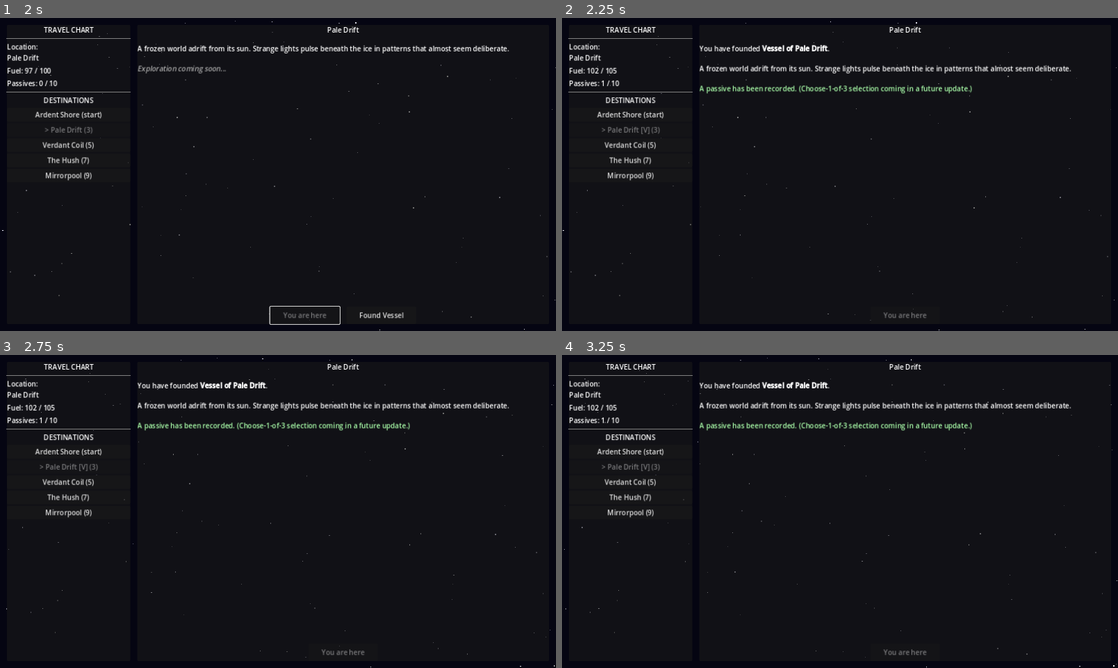
Above: before the commit, frames 1-4 (two rows, left to right).
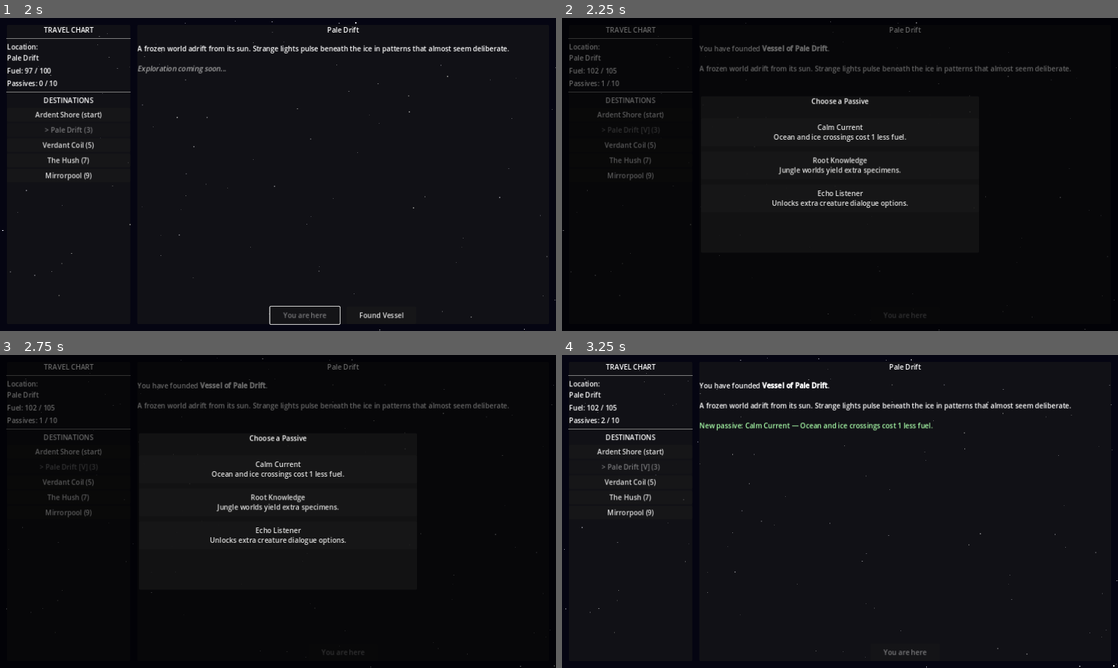
Above: after the commit, the same moments.

Repository: ColdTie/Metanoia-Vessel-2D
Game: Godot game, scene res://scenes/travel/travel_screen.tscn
Same seed, same stepped clock (60 frames per second), same inputs: the game is played once before the commit and once after it.
Inputs (mouse positions are in pixels of both pictures, inside the frame that each line leads up to):
- Up to frame 1 (2 s): click "Pale Drift (3)" at 0.5 s; click "Depart (3 fuel)" at 1.25 s
- Up to frame 2 (2.25 s): click "Found Vessel" at 2 s
- Up to frame 3 (2.75 s): no input
- Up to frame 4 (3.25 s): click (840, 470) at 2.75 s, where only the run after the commit has a clickable "Calm Current Ocean and ice cr…"

Frame 1 is identical in both runs. In frame 2, 4.5% of the frame differs, in the area x 0-100%, y 1-100%; in frame 3, 4.5%; in frame 4, 0.6%.

Commit message:
feat: choose-1-of-3 passive reward on settling
Founding Bonus now grants once (first settlement only); every settlement
then offers a choose-1-of-3 popup (scenes/ui/passive_select.tscn) drawn
from a new 9-passive GameState.PASSIVE_POOL, excluding already-owned
passives. Fills out the previously-planned 10-passive roster.

Co-Authored-By: Claude Sonnet 5 <noreply@anthropic.com>
Claude-Session: https://claude.ai/code/session_01KhnXV77AqweqnrQcM1Mx52

Diff:
--- /dev/null
+++ b/scenes/ui/passive_select.tscn
@@ -0,0 +1,6 @@
+[gd_scene load_steps=2 format=3 uid="uid://dpassiveselect1"]
+
+[ext_resource type="Script" path="res://scripts/ui/passive_select.gd" id="1_passive_select"]
+
+[node name="PassiveSelect" type="Control"]
+script = ExtResource("1_passive_select")
--- a/scripts/autoloads/game_state.gd
+++ b/scripts/autoloads/game_state.gd
@@ -111,6 +111,40 @@
 	return true
 
 
+# Pool drawn from for the choose-1-of-3 settlement reward (founding_bonus is
+# granted automatically on the player's first settlement and is not part of
+# this pool). Mechanical effects beyond founding_bonus are TODO — these are
+# recorded and displayed but not yet applied to gameplay.
+const PASSIVE_POOL: Array = [
+	{"id": "root_knowledge", "name": "Root Knowledge", "desc": "Jungle worlds yield extra specimens."},
+	{"id": "echo_listener", "name": "Echo Listener", "desc": "Unlocks extra creature dialogue options."},
+	{"id": "frost_hardened", "name": "Frost Hardened", "desc": "Ice-world travel costs 1 less fuel."},
+	{"id": "tide_reader", "name": "Tide Reader", "desc": "Ocean worlds reveal hidden specimens."},
+	{"id": "dust_walker", "name": "Dust Walker", "desc": "Desert worlds never trigger forced combat."},
+	{"id": "keel_reinforced", "name": "Keel Reinforced", "desc": "Vessel hull reinforced — +5 max fuel."},
+	{"id": "star_chart", "name": "Star Chart", "desc": "Old star charts shave 1 fuel off every journey."},
+	{"id": "calm_current", "name": "Calm Current", "desc": "Ocean and ice crossings cost 1 less fuel."},
+	{"id": "quiet_orbit", "name": "Quiet Orbit", "desc": "Combat is never forced, anywhere, for the rest of the voyage."},
+]
+
+
+func owned_passive_ids() -> Array:
+	var ids: Array = []
+	for p in passives:
+		ids.append(p.get("id", ""))
+	return ids
+
+
+func draw_passive_options(count: int = 3) -> Array:
+	var owned := owned_passive_ids()
+	var candidates: Array = []
+	for p in PASSIVE_POOL:
+		if not owned.has(p["id"]):
+			candidates.append(p)
+	candidates.shuffle()
+	return candidates.slice(0, min(count, candidates.size()))
+
+
 func add_passive(passive: Dictionary) -> void:
 	passives.append(passive)
 	passive_gained.emit(passive)
--- a/scripts/travel/travel_screen.gd
+++ b/scripts/travel/travel_screen.gd
@@ -20,6 +20,7 @@
 var _world_desc_label: RichTextLabel
 var _depart_button: Button
 var _settle_button: Button
+var _ui_root: Control
 
 var _selected_world_id: String = ""
 
@@ -96,6 +97,7 @@
 	root.name = "UIRoot"
 	root.set_anchors_and_offsets_preset(Control.PRESET_FULL_RECT)
 	canvas.add_child(root)
+	_ui_root = root
 
 	_build_left_panel(root)
 	_build_right_panel(root)
@@ -290,15 +292,19 @@
 	world["settled"] = true
 	world["vessel_name"] = "Vessel of " + world["name"]
 
-	# Grant the founding passive (choose-1-of-3 UI is TODO)
-	GameState.add_passive({
-		"id": "founding_bonus",
-		"name": "Founding Bonus",
-		"desc": "The act of founding grants clarity. +5 max fuel.",
-		"source": world["name"],
-	})
-	GameState.max_fuel += 5
-	GameState.refuel(5)
+	# Founding Bonus is a one-time reward for the player's very first
+	# settlement. Every settlement (including this one) also offers a
+	# choose-1-of-3 passive reward below.
+	var is_first_settlement: bool = GameState.passives.is_empty()
+	if is_first_settlement:
+		GameState.add_passive({
+			"id": "founding_bonus",
+			"name": "Founding Bonus",
+			"desc": "The act of founding grants clarity. +5 max fuel.",
+			"source": world["name"],
+		})
+		GameState.max_fuel += 5
+		GameState.refuel(5)
 
 	_settle_button.visible = false
 	_populate_destinations()
@@ -306,10 +312,30 @@
 
 	_world_desc_label.text = \
 		"You have founded [b]" + world["vessel_name"] + "[/b].\n\n" \
-		+ world.get("description", "") \
-		+ "\n\n[color=#aaffaa]A passive has been recorded. " \
-		+ "(Choose-1-of-3 selection coming in a future update.)[/color]"
-
+		+ world.get("description", "")
+
+	SaveLoad.save_game()
+	_offer_settlement_passive()
+
+
+func _offer_settlement_passive() -> void:
+	var options := GameState.draw_passive_options(3)
+	if options.is_empty():
+		return
+	var popup: Control = preload("res://scenes/ui/passive_select.tscn").instantiate()
+	_ui_root.add_child(popup)
+	popup.passive_chosen.connect(_on_passive_chosen)
+	popup.setup(options)
+
+
+func _on_passive_chosen(passive: Dictionary) -> void:
+	var granted: Dictionary = passive.duplicate()
+	granted["source"] = GameState.current_world
+	GameState.add_passive(granted)
+	_refresh_status()
+	_world_desc_label.text += "\n\n[color=#aaffaa]New passive: %s — %s[/color]" % [
+		passive.get("name", ""), passive.get("desc", "")
+	]
 	SaveLoad.save_game()
 
 
--- /dev/null
+++ b/scripts/ui/passive_select.gd
@@ -0,0 +1,57 @@
+extends Control
+
+# Choose-1-of-3 passive reward popup, shown after settling a world.
+# Built in code, same pattern as travel_screen.gd. Caller instantiates,
+# adds to the tree, then calls setup(options) with 1-3 passive dicts.
+
+signal passive_chosen(passive: Dictionary)
+
+var _options: Array = []
+
+
+func setup(options: Array) -> void:
+	_options = options
+	_build_ui()
+
+
+func _build_ui() -> void:
+	set_anchors_and_offsets_preset(Control.PRESET_FULL_RECT)
+	mouse_filter = Control.MOUSE_FILTER_STOP
+
+	var dim := ColorRect.new()
+	dim.set_anchors_and_offsets_preset(Control.PRESET_FULL_RECT)
+	dim.color = Color(0.0, 0.0, 0.0, 0.6)
+	add_child(dim)
+
+	var panel := PanelContainer.new()
+	panel.set_anchor(SIDE_LEFT, 0.5)
+	panel.set_anchor(SIDE_TOP, 0.5)
+	panel.set_anchor(SIDE_RIGHT, 0.5)
+	panel.set_anchor(SIDE_BOTTOM, 0.5)
+	panel.set_offset(SIDE_LEFT, -320.0)
+	panel.set_offset(SIDE_TOP, -180.0)
+	panel.set_offset(SIDE_RIGHT, 320.0)
+	panel.set_offset(SIDE_BOTTOM, 180.0)
+	add_child(panel)
+
+	var vbox := VBoxContainer.new()
+	vbox.add_theme_constant_override("separation", 12)
+	panel.add_child(vbox)
+
+	var title := Label.new()
+	title.text = "Choose a Passive"
+	title.horizontal_alignment = HORIZONTAL_ALIGNMENT_CENTER
+	vbox.add_child(title)
+	vbox.add_child(HSeparator.new())
+
+	for option in _options:
+		var btn := Button.new()
+		btn.text = "%s\n%s" % [option.get("name", ""), option.get("desc", "")]
+		btn.custom_minimum_size = Vector2(0.0, 64.0)
+		btn.pressed.connect(_choose.bind(option))
+		vbox.add_child(btn)
+
+
+func _choose(option: Dictionary) -> void:
+	passive_chosen.emit(option)
+	queue_free()
Not shown, changed: design/content-log.md
Not shown, changed: design/systems.md
